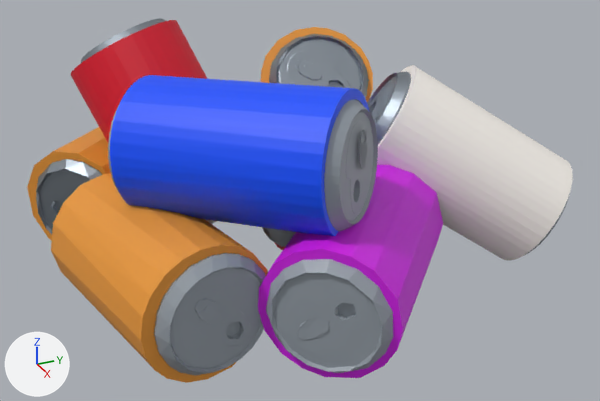
The glTF model assets/Model.glb, before and after one commit.
Before and after are seen from a 50 mm camera at (22.15, -14.7, 13.81) aimed at (-1.05, -4.26, 2.21). Lighting does not change. The marker at lower left points along +X, +Y and +Z. The older version comes first. Where no turn or scale is listed for an object, it has been applied to the vertices.

Script lines for the objects in view, before the commit:
```python
me_cylinder_022 = bpy.data.meshes.new('Cylinder.022')
me_cylinder_022.from_pydata(...)  # 978 vertices, 1948 faces; spans x -9.36..4.09, y -9.03..4.08, z -3.86..3.36
me_cylinder_022.materials.append(mat_material_022)  # grey #959ea6
me_cylinder_044 = bpy.data.meshes.new('Cylinder.044')
me_cylinder_044.from_pydata(...)  # 26 vertices, 48 faces; spans x -5.04..2.15, y -2.36..4.85, z -2.02..2.01
me_cylinder_044.materials.append(mat_material_015)  # orange #e79735
me_cylinder_047 = bpy.data.meshes.new('Cylinder.047')
me_cylinder_047.from_pydata(...)  # 39 vertices, 74 faces; spans x -5.08..2.16, y -2.23..3.12, z -4.69..2.33
me_cylinder_047.materials.append(mat_material_017)  # orange #e79735
ob_can_004 = bpy.data.objects.new('can.004', me_cylinder_022)
ob_can_004.location = (3.02, -5.92, 5.41)
ob_can_004.scale = (0.533, 0.533, 0.533)
ob_can_027 = bpy.data.objects.new('can.027', me_cylinder_044)
ob_can_027.location = (-5.17, -10.1, 1.82)
ob_can_030 = bpy.data.objects.new('can.030', me_cylinder_047)
ob_can_030.location = (-4.47, -2.12, 4.73)
# also in view: 'can.020' at (4.32, -9.25, 2.2); 'can.015' at (3.07, -4.21, 1.95); 'can.013' at (0.67, 0.79, 3.3); 'can.001' at (3.01, -4.14, 1.95); 'can.018' at (-4.13, -7.77, 4.21)
```
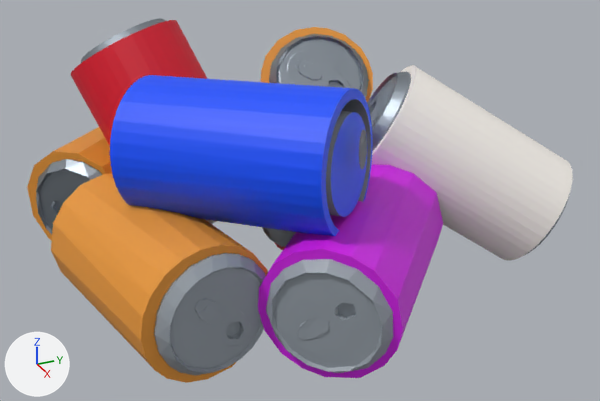
Boxes (x1, y1, x2, y2) around the edits, measured in the pictures (600 x 401 px):
'can.004', rescaled (not visible afterwards): before (108, 99, 378, 231)

What changed in the scene script:
```text
Change ob_can_004:
    ob_can_004.scale: (0.533, 0.533, 0.533) -> (0.01, 0.01, 0.01)
```
